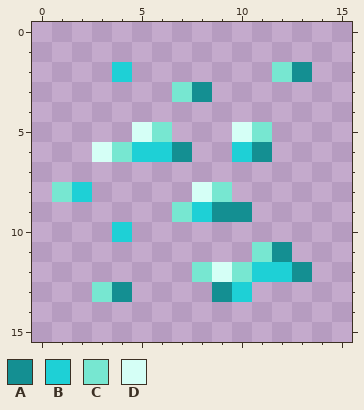
One commit to this pixel-art sprite: pack.png. The picture above was drawn from the file before the commit.
The file is 512x512 pixels, drawn in blocks of 32x32; one block is one cell here. Colours within 5 levels of each other are drawn and written as one.
Palette (. is transparent): A #148f92  B #1ed0d6  C #77e7d1  D #d5fff6
Pixels before, first column x 1:
 2 ...B.......CA
 3 ......CA.....
 4 .............
 5 ....DC...DC..
 6 ..DCBBA..BA..
 7 .............
 8 CB.....DC....
 9 ......CBAA...
10 ...B.........
11 ..........CA.
12 .......CDCBBA
13 ..CA....AB...
New version:
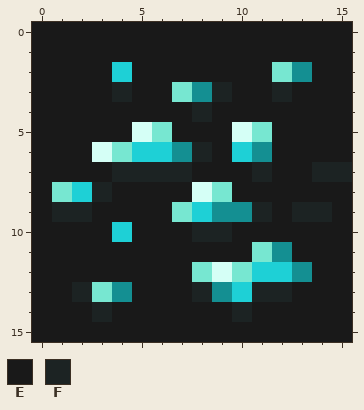
Colours new in this view: E #191919  F #1c2323
The edit:
Changed rows in their new state; - is an unchanged pixel.
first column x 0:
 0 EEEEEEEEEEEEEEEE
 1 EEEEEEEEEEEEEEEE
 2 EEEE-EEEEEEE--EE
 3 EEEEFEE--FEEFEEE
 4 EEEEEEEEFEEEEEEE
 5 EEEEE--EEE--EEEE
 6 EEE-----FE--EEEE
 7 EEEEFFFFEEEFEEFF
 8 E--FEEEE--EEEEEE
 9 EFFEEEE----FEFFE
10 EEEE-EEEFFEEEEEE
11 EEEEEEEEEEE--EEE
12 EEEEEEEE------EE
13 EEF--EEEF--FFEEE
14 EEEFEEEEEEFEEEEE
15 EEEEEEEEEEEEEEEE
Pixel boxes of the changes (left, top, right, bottom) in both pictures:
added: (32, 22, 352, 342)
